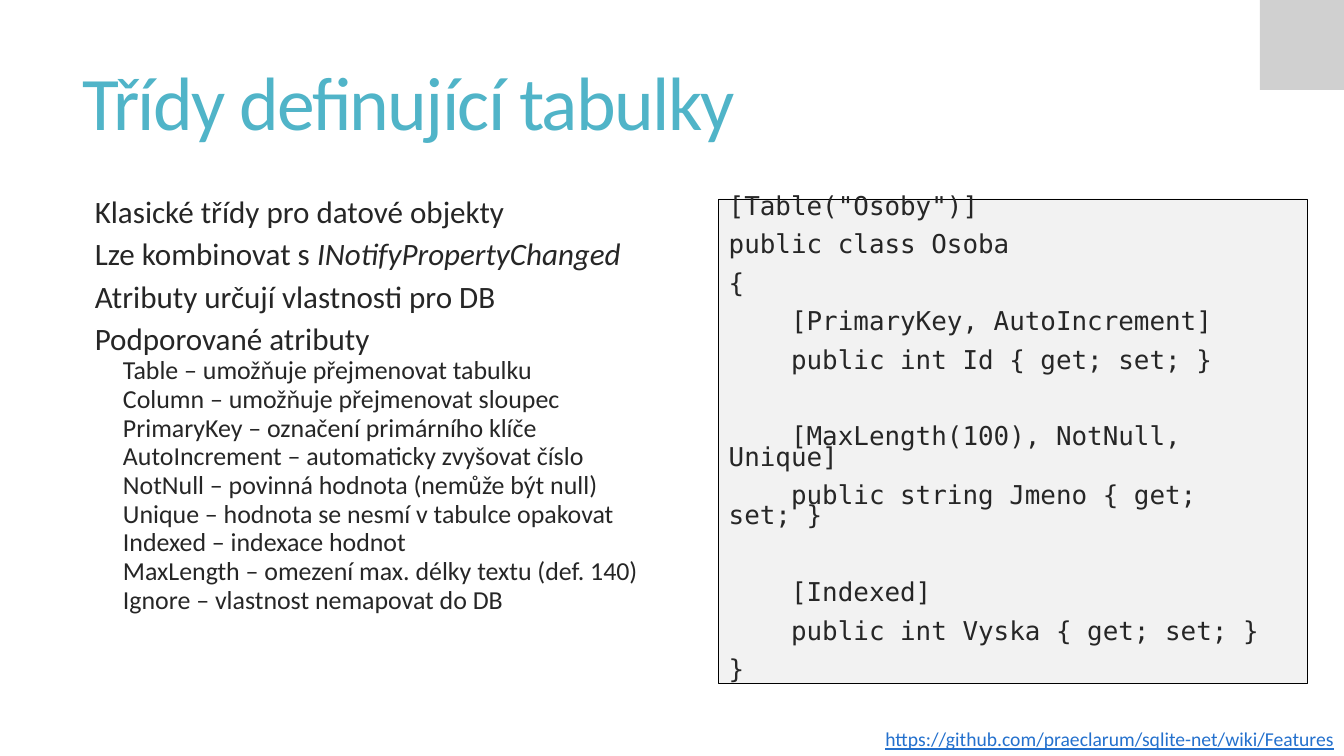
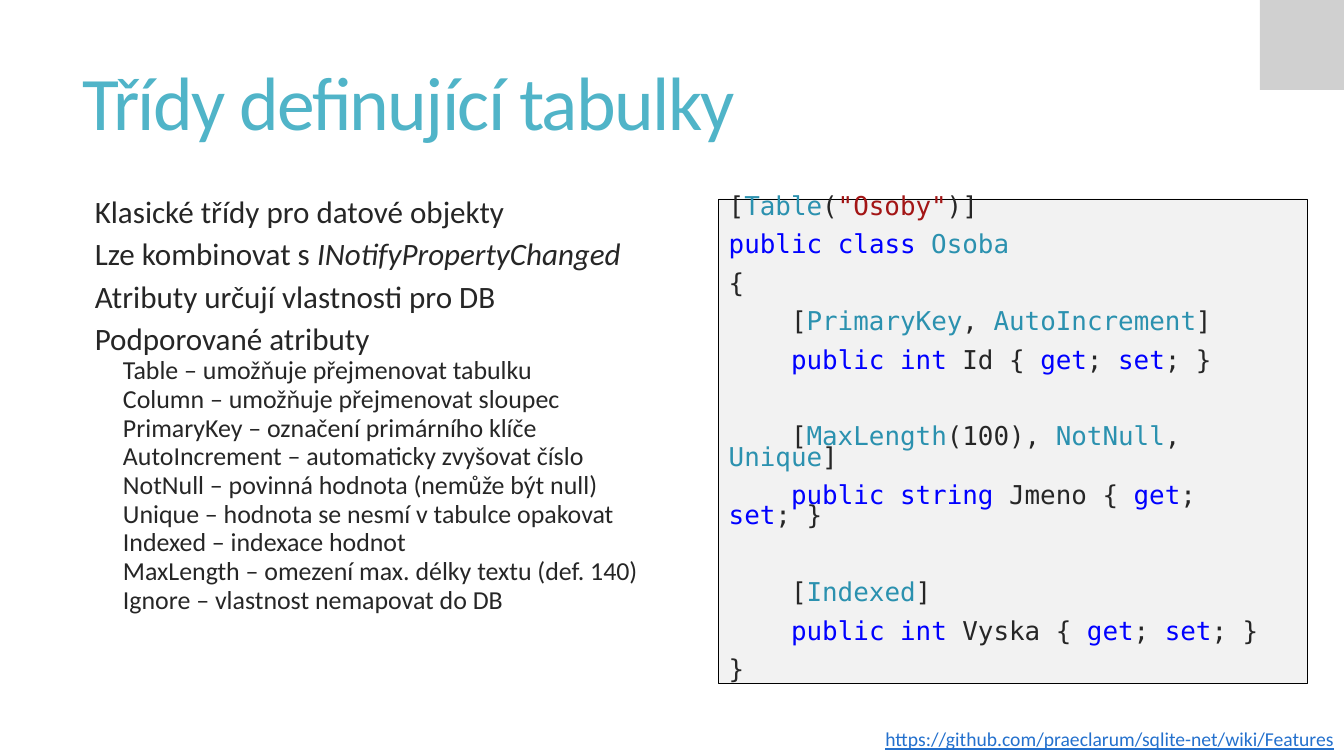
Before and after one commit to PetrVobornik/prednasky, a slide deck: slide 9 of Xamarin.Forms/06-UkladaniDat/ukladani-dat.ppsx. Drawn at 1344x756 pixels with LibreOffice and Linux fonts; fonts in the diff are those of the drawing; grey boxes stand for pictures. Boxes give left, top, right and bottom in pixels: in the first picture for what was removed or moved away, otherwise in the second. Text is boxed around its words. In the diff, an @@ line names an element or a change of style, - is before the commit and + after.

```diff
--- a/Xamarin.Forms/06-UkladaniDat/ukladani-dat.ppsx
+++ b/Xamarin.Forms/06-UkladaniDat/ukladani-dat.ppsx
@@ text at (x1=729, y1=195, x2=1227, y2=645): text colour #262626 to #2B91AF in "[Table("Osoby")]", "Osoba", "[PrimaryKey, AutoIncrement]", "[MaxLength(100), NotNull, Unique]" and 1 more places; text colour #262626 to #A31515 in "[Table("Osoby")]"; text colour #262626 to #0000FF in "public class", "public int get; set;", "public string get; set;", "public int get; set;" @@
```
Also in this commit, not shown: 6 other slides changed, 3 other files.
